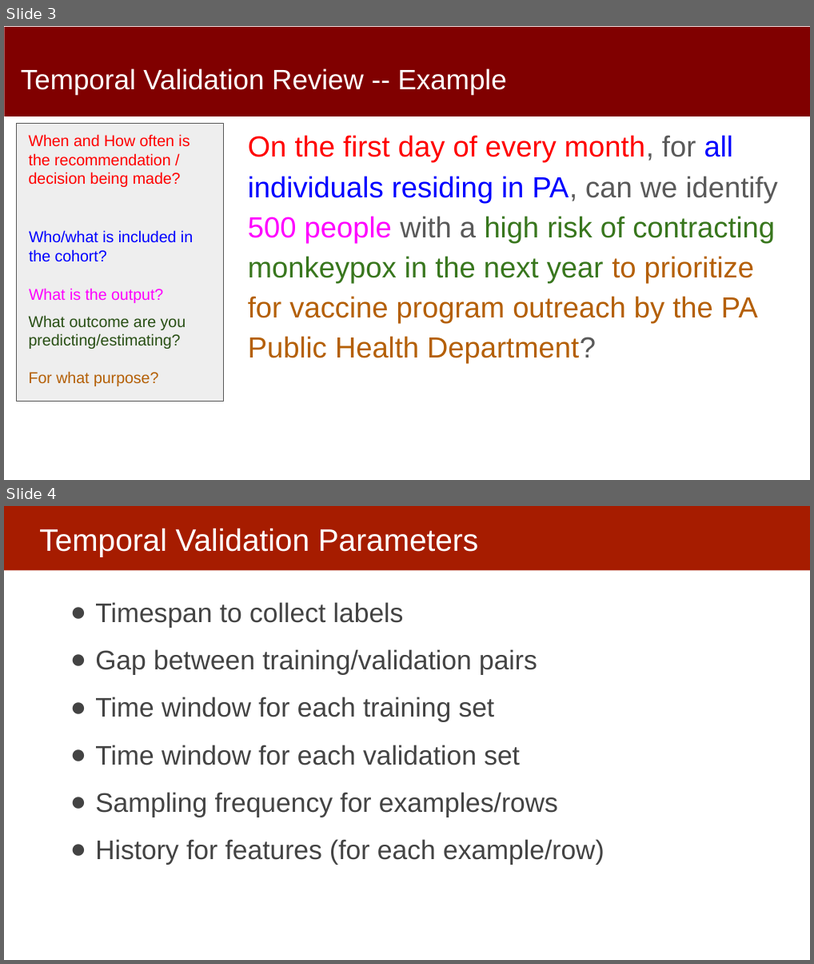
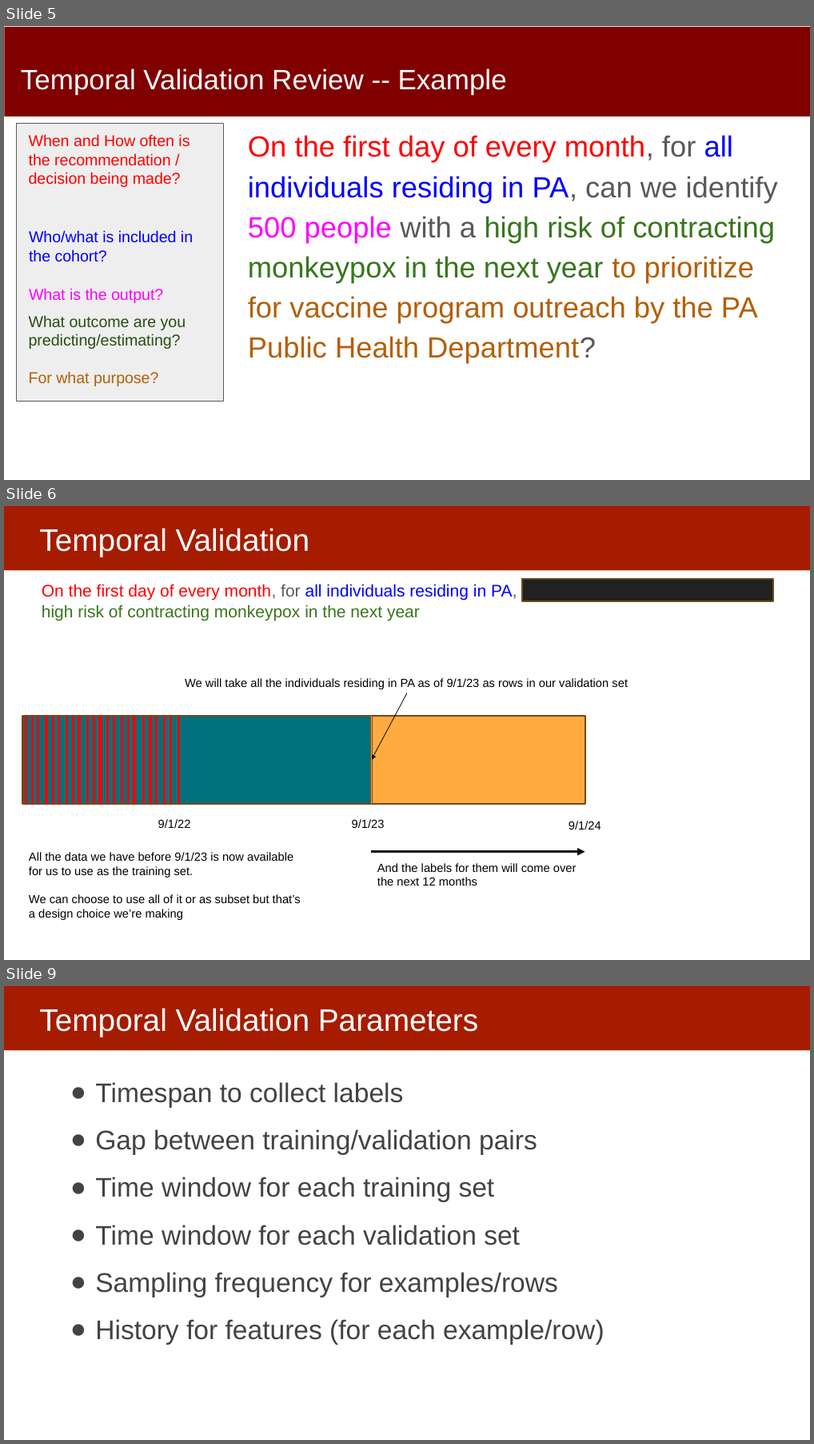
Before and after one commit to dssg/MLinPractice, a slide deck: Lectures/Lecture6-EvaluationMetrics.pptx. Shown one above the other, each under a label of ours: slides 3 and 4 before the commit, slides 5, 6 and 9 after it; the slides between them are not shown. The pictures are 814x964 and 814x1444 pixels, drawn with LibreOffice and Linux fonts; fonts in the diff are those of the drawing. Boxes give left, top, right and bottom in pixels: in the first picture for what was removed or moved away, otherwise in the second. Text is boxed around its words. In the diff, an @@ line names an element or a change of style, - is before the commit and + after.

```diff
--- a/Lectures/Lecture6-EvaluationMetrics.pptx
+++ b/Lectures/Lecture6-EvaluationMetrics.pptx
@@ slide 6 added at (4,506,810,960), background #FFFFFF; not listed: 1 template element that a slide beside it also shows @@
@@ title added at (39,528,310,556), 37 pt, text #FFFFFF @@
+Temporal Validation
@@ text added at (42,582,770,620), 20 pt, text #38761D @@
+On the first day of every month, for all individuals residing in PA, can we identify 500 people with a high risk of contracting monkeypox in the next year
@@ rectangle added at (522,579,774,601), fill #212121, outline #704B1C 2 pt @@
@@ text added at (185,678,628,689), 14 pt, text #000000 @@
+We will take all the individuals residing in PA as of 9/1/23 as rows in our validation set
@@ arrow added from (407, 693) to (372, 760), #000000 0.75 pt @@
@@ rectangle added at (22,716,372,804), fill #00717D, outline #704B1C 2 pt @@
@@ group added at (26,716,171,804): 23 lines @@
@@ line added from (179, 804) to (179, 716), #FF0000 3 pt @@
@@ rectangle added at (372,716,586,804), fill #FFAB40, outline #704B1C 2 pt @@
@@ line added from (372, 804) to (372, 716), #FEA83A 0.75 pt @@
@@ text added at (158,819,191,828), 14 pt, text #000000 @@
+9/1/22
@@ text added at (352,819,385,828), 14 pt, text #000000 @@
+9/1/23
@@ text added at (569,820,602,829), 14 pt, text #000000 @@
+9/1/24
@@ text added at (29,852,301,920), 14 pt, text #000000 @@
+All the data we have before 9/1/23 is now available for us to use as the training set.
+We can choose to use all of it or as subset but that’s a design choice we’re making
@@ arrow added from (372, 852) to (586, 852), #0D0D0D 3 pt @@
@@ text added at (378,863,577,885), 14 pt, text #000000 @@
+And the labels for them will come over the next 12 months
@@ what was slide 3 is now slide 5 @@
@@ what was slide 4 is now slide 9 @@
```
Also in this commit, not shown: 7 slides changed, 3 other slides added, 3 slides removed, 2 other files.
